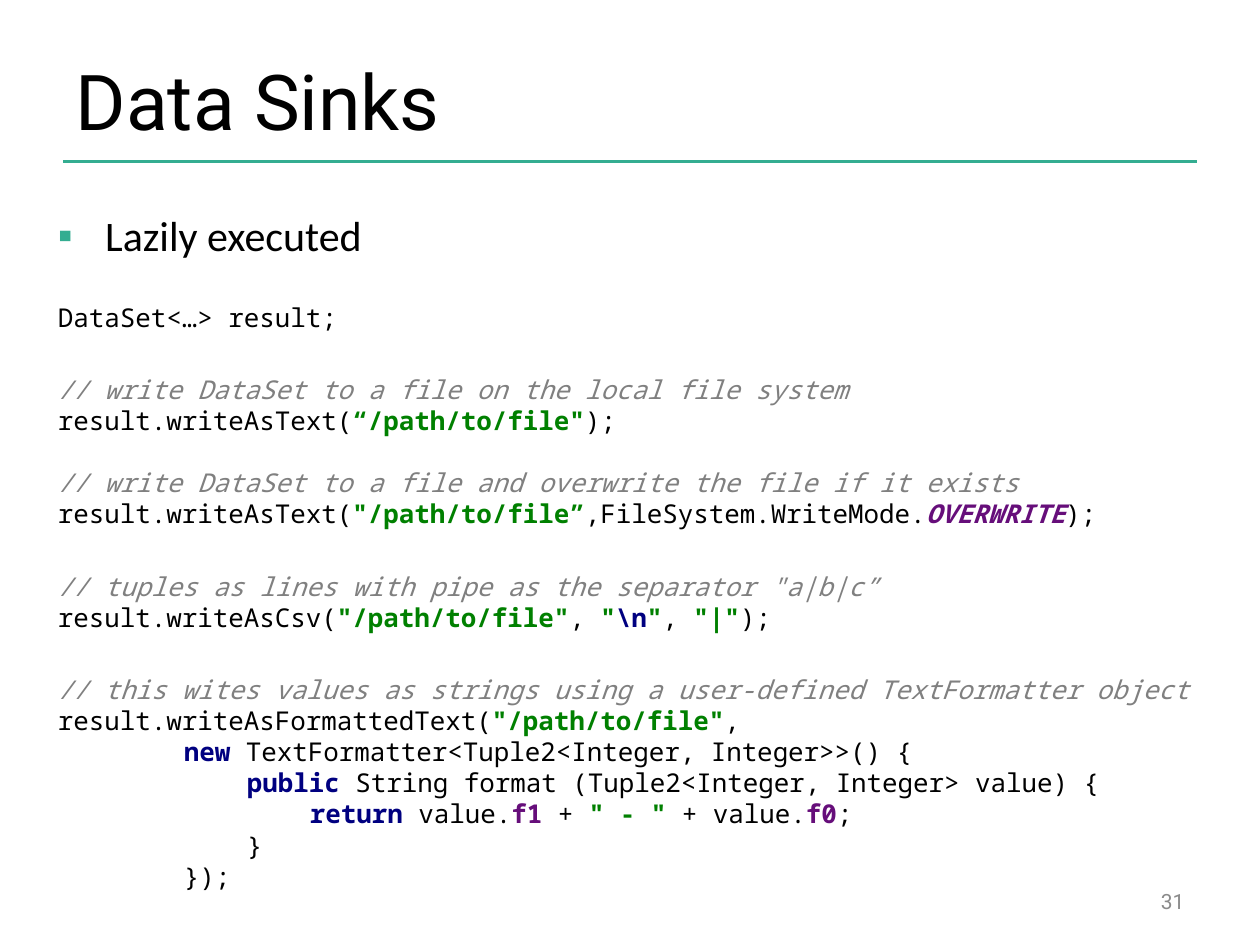
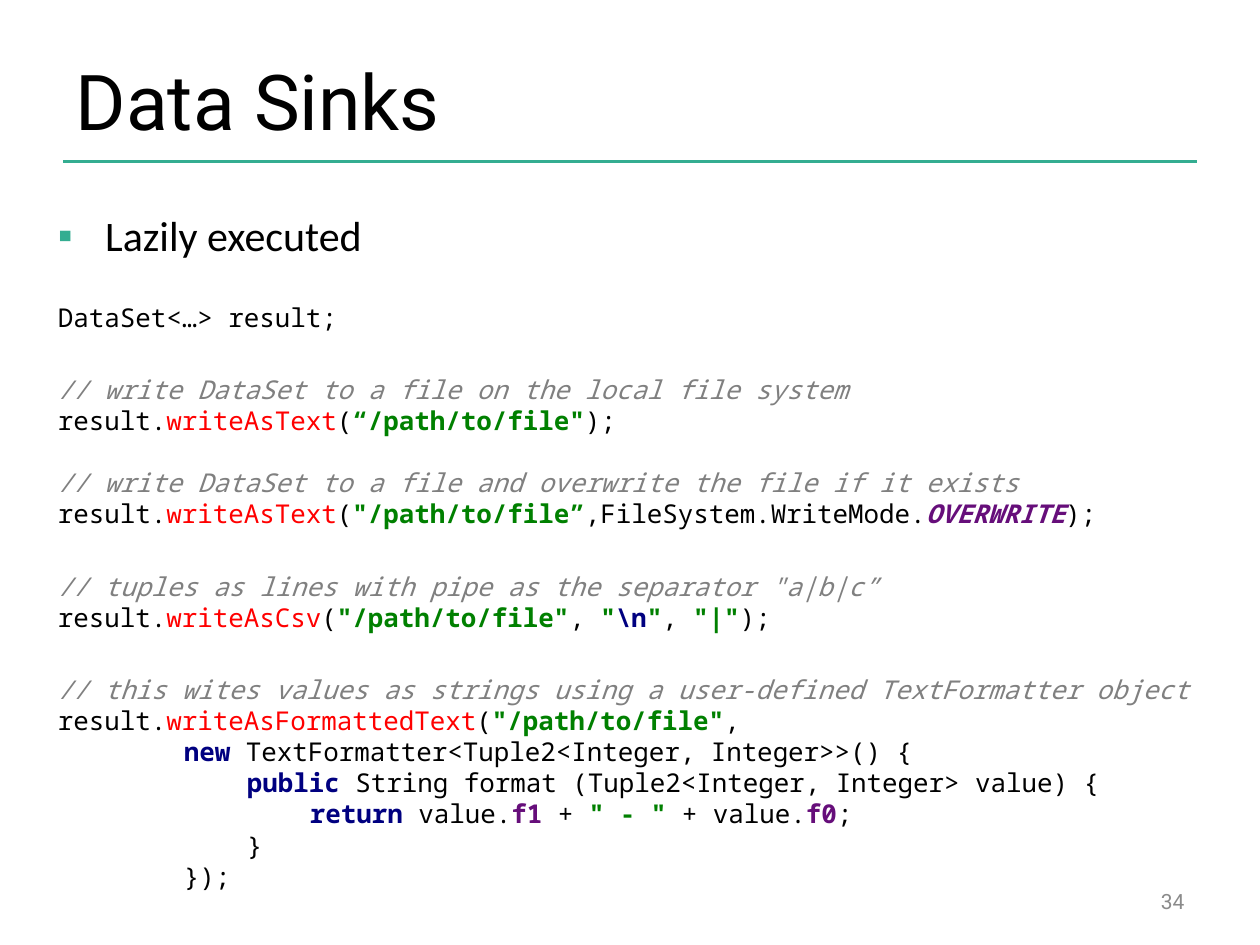
Before and after one commit to dataArtisans/flink-training-web, a slide deck: slide 34 of slides/flink_batch_basics.pptx (slide 31 before the commit). Drawn at 1260x945 pixels with LibreOffice and Linux fonts; fonts in the diff are those of the drawing; background and template pictures are left out. Boxes give left, top, right and bottom in pixels: in the first picture for what was removed or moved away, otherwise in the second. Text is boxed around its words. In the diff, an @@ line names an element or a change of style, - is before the commit and + after.

```diff
--- a/slides/flink_batch_basics.pptx
+++ b/slides/flink_batch_basics.pptx
@@ text at bbox=[58, 379, 1189, 827]: text colour #000000 to #FF0000 in "result.writeAsText(“/path/to/file"); result.writeAsText("/pa ...", "result.writeAsCsv("/path/to/file",", "result.writeAsFormattedText("/path/to/file"," @@
@@ page number at bbox=[1161, 894, 1185, 909]: text changed @@
-31
+34
```
Also in this commit, not shown: 12 other slides changed, 8 slides added, 5 slides removed.
